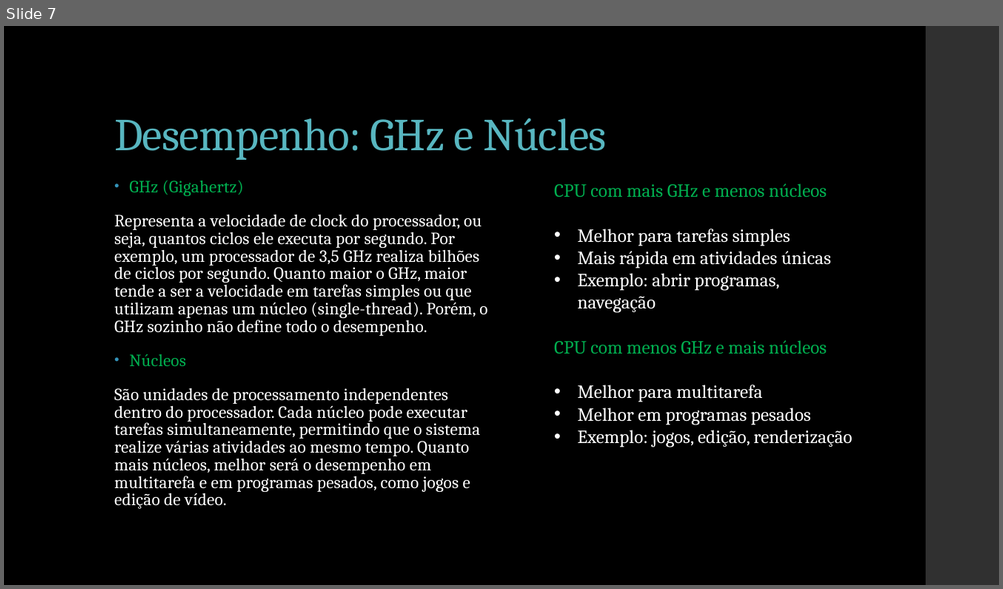
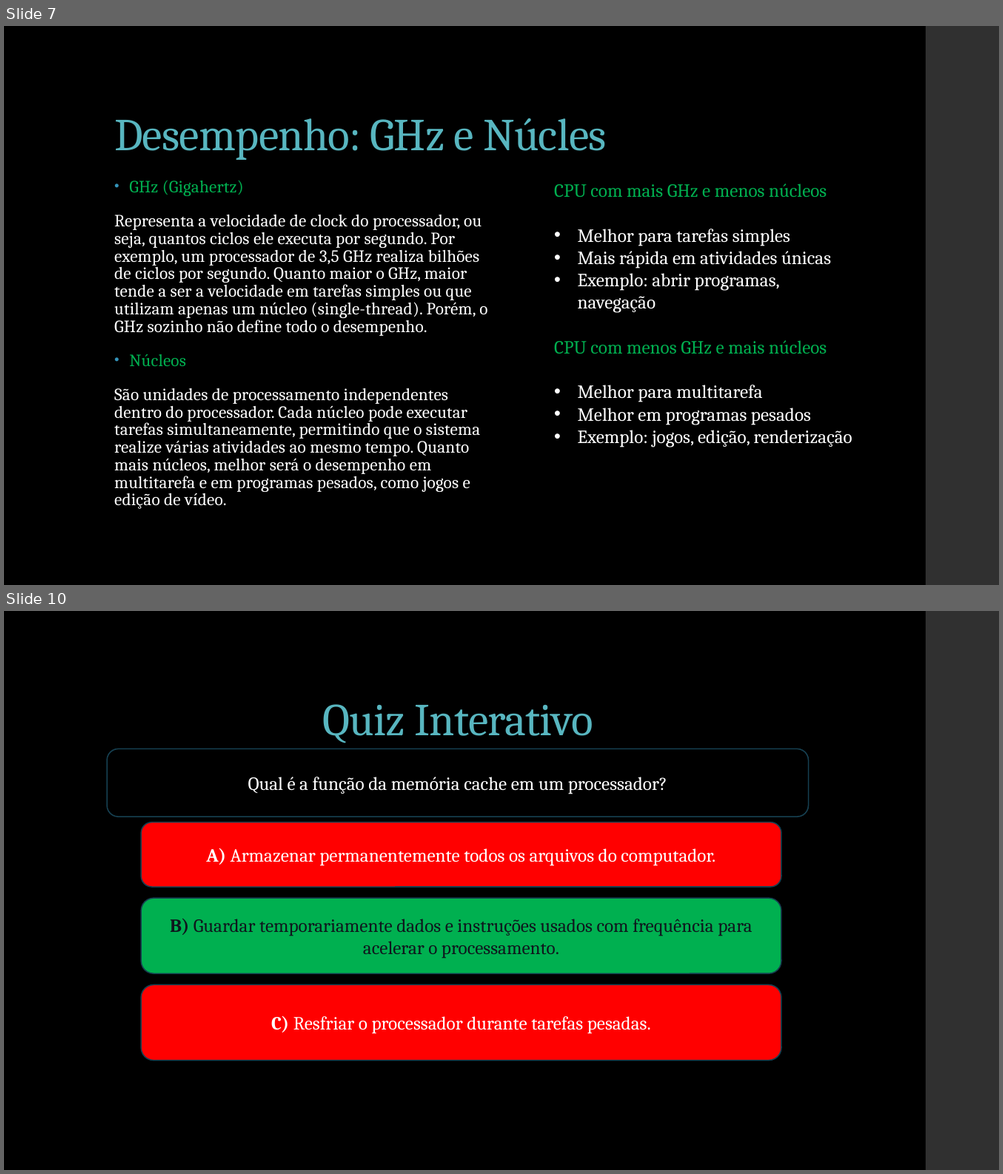
Before and after one commit to miguelguiul1/curso-hardware, a slide deck: HARDWARE/PowerPoint/MISSÃO PROCESSADOR - VERSÃO PREMIUM.pptx. Shown one above the other, each under a label of ours: slide 7 before the commit, slides 7 and 10 after it; the slides between them are not shown. The pictures are 1003x589 and 1003x1174 pixels, drawn with LibreOffice and Linux fonts; fonts in the diff are those of the drawing. Boxes give left, top, right and bottom in pixels: in the first picture for what was removed or moved away, otherwise in the second. Text is boxed around its words. In the diff, an @@ line names an element or a change of style, - is before the commit and + after.

```diff
--- a/HARDWARE/PowerPoint/MISSÃO PROCESSADOR - VERSÃO PREMIUM.pptx
+++ b/HARDWARE/PowerPoint/MISSÃO PROCESSADOR - VERSÃO PREMIUM.pptx
@@ slide 10 added at bbox=[4, 611, 999, 1170], background #000000; not listed: 1 template element that a slide beside it also shows @@
@@ title added at bbox=[322, 704, 592, 743], 44 pt, text #58B6C0 @@
+Quiz Interativo
@@ rounded rectangle added at bbox=[107, 749, 808, 817], fill #000000, outline #174152 1.1 pt, 18 pt, text #FFFFFF @@
+Qual é a função da memória cache em um processador?
@@ rounded rectangle added at bbox=[142, 822, 782, 887], fill #FF0000, outline #174152 1.1 pt, 18 pt, text #FFFFFF @@
+A) Armazenar permanentemente todos os arquivos do computador.
@@ rounded rectangle added at bbox=[142, 898, 782, 974], fill #00B050, outline #174152 1.1 pt, 18 pt, text #0F161D @@
+B) Guardar temporariamente dados e instruções usados com frequência para acelerar o processamento.
@@ rounded rectangle added at bbox=[142, 985, 782, 1060], fill #FF0000, outline #174152 1.1 pt, 18 pt, text #FFFFFF @@
+C) Resfriar o processador durante tarefas pesadas.
```
Also in this commit, not shown: 2 slides changed, 2 other slides added, 2 slides removed, 1 other file.
